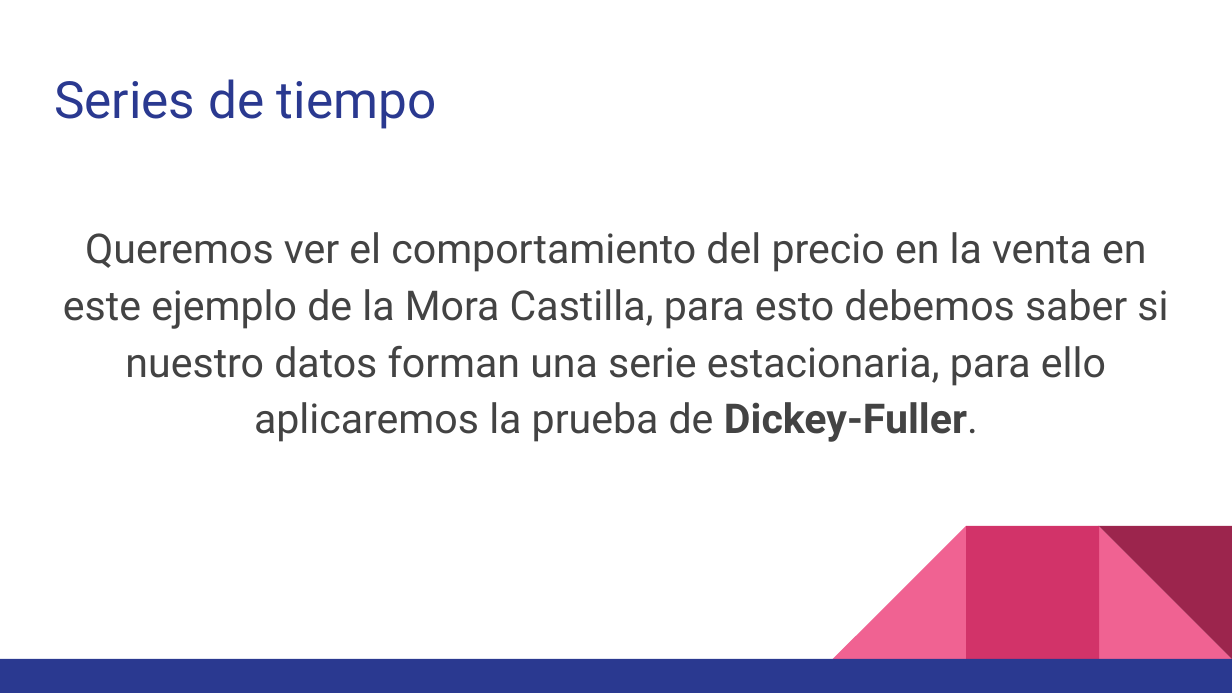
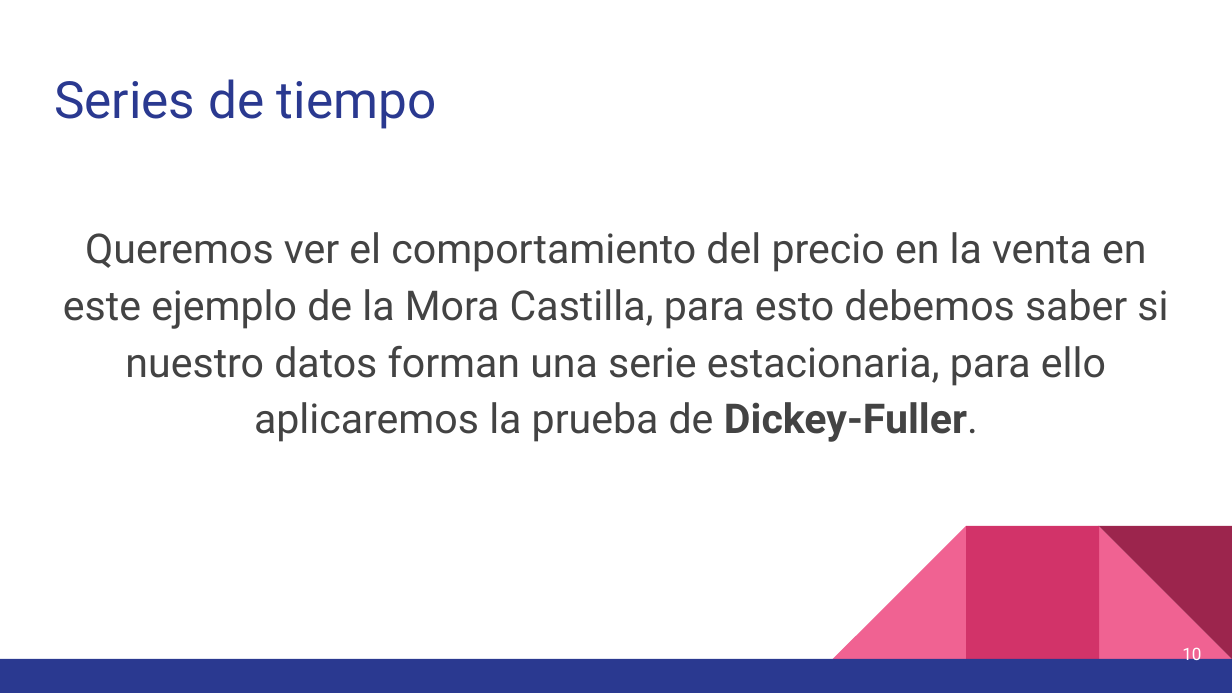
Before and after one commit to OscarAnCorzo/SimulacionMercadoAgricola, a slide deck: slide 10 of ProyFinalSimulation.pptx (slide 5 before the commit). Drawn at 1232x693 pixels with LibreOffice and Linux fonts; fonts in the diff are those of the drawing. Boxes give left, top, right and bottom in pixels: in the first picture for what was removed or moved away, otherwise in the second. Text is boxed around its words. In the diff, an @@ line names an element or a change of style, - is before the commit and + after.

```diff
--- a/ProyFinalSimulation.pptx
+++ b/ProyFinalSimulation.pptx
@@ page number added at <box>1182,647,1201,665</box>, 10 pt, text #FFFFFF @@
+10
```
Also in this commit, not shown: 15 other slides changed, 2 slides added, 2 other files.
